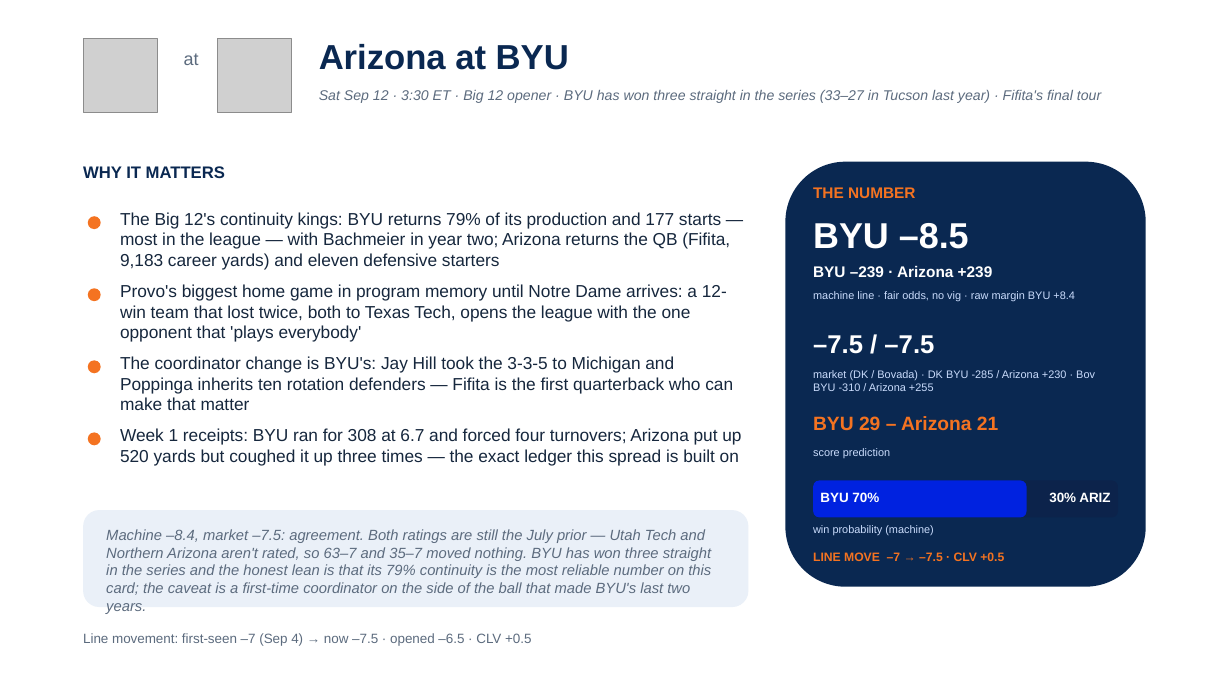
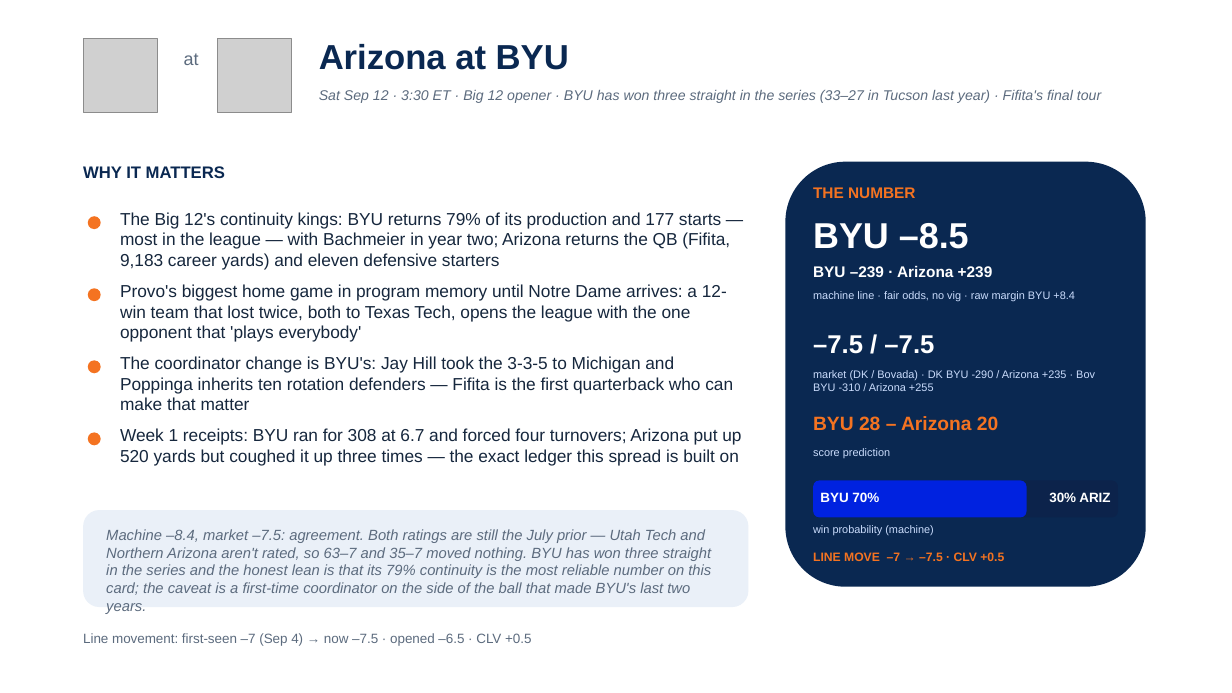
Before and after one commit to lucasalvarezflorida-lab/ncaa-fbs-analytics, a slide deck: slide 15 of decks/2026_Week2_Episode3.pptx. Drawn at 1232x693 pixels with LibreOffice and Linux fonts; fonts in the diff are those of the drawing; grey boxes stand for pictures. Boxes give left, top, right and bottom in pixels: in the first picture for what was removed or moved away, otherwise in the second. Text is boxed around its words. In the diff, an @@ line names an element or a change of style, - is before the commit and + after.

```diff
--- a/decks/2026_Week2_Episode3.pptx
+++ b/decks/2026_Week2_Episode3.pptx
@@ text at (813, 370, 1095, 391): text changed @@
-market (DK / Bovada) · DK BYU -285 / Arizona +230 · Bov BYU -310 / Arizona +255
+market (DK / Bovada) · DK BYU -290 / Arizona +235 · Bov BYU -310 / Arizona +255
@@ text at (813, 416, 998, 430): text changed @@
-BYU 29 – Arizona 21
+BYU 28 – Arizona 20
```
Also in this commit, not shown: 7 other slides changed, 4 other files.
